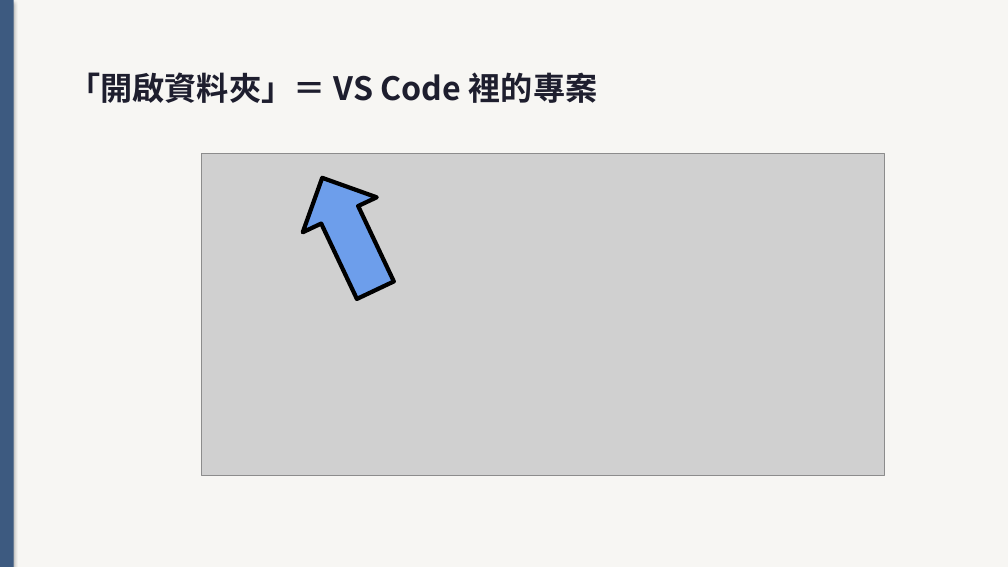
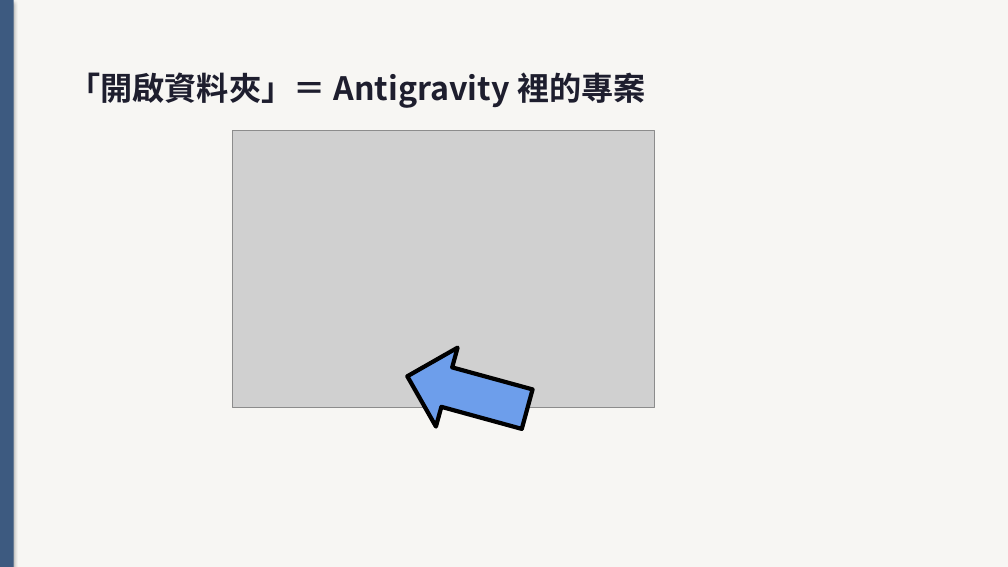
Before and after one commit to bobhsu408/vscode, a slide deck: slide 21 of jo6bj03284504t_6g4a83.pptx (slide 9 before the commit). Drawn at 1008x567 pixels with LibreOffice and Linux fonts; fonts in the diff are those of the drawing; grey boxes stand for pictures. Boxes give left, top, right and bottom in pixels: in the first picture for what was removed or moved away, otherwise in the second. Text is boxed around its words. In the diff, an @@ line names an element or a change of style, - is before the commit and + after.

```diff
--- a/jo6bj03284504t_6g4a83.pptx
+++ b/jo6bj03284504t_6g4a83.pptx
@@ text at box(68, 72, 646, 108): text changed @@
-「開啟資料夾」＝ VS Code 裡的專案
+「開啟資料夾」＝ Antigravity 裡的專案
@@ picture added at box(233, 130, 655, 407) @@
@@ picture removed at box(202, 154, 884, 476) @@
@@ up arrow at box(397, 337, 538, 448): rotation 334 to 285 degrees @@
```
Also in this commit, not shown: 39 other slides changed, 23 slides added, 9 slides removed, 11 other files.
